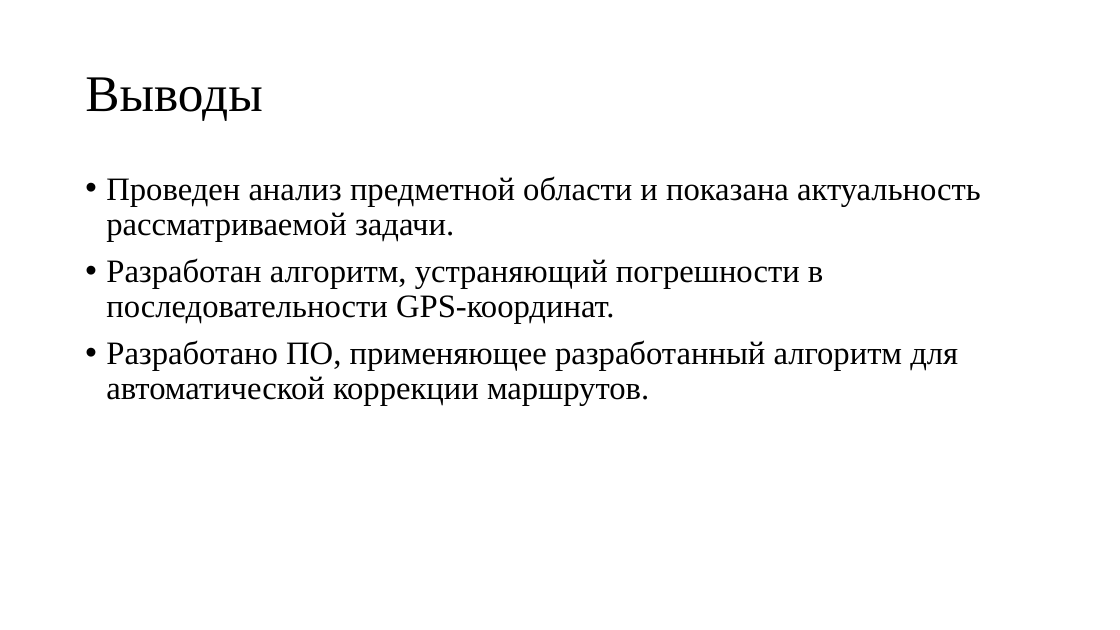
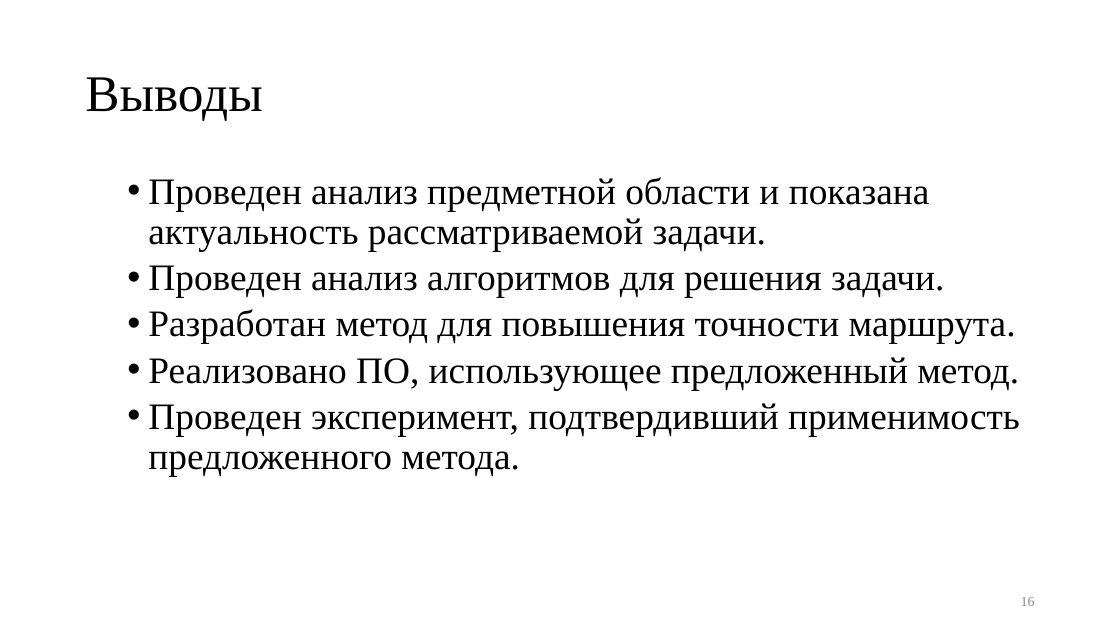
Before and after one commit to kaedvann/TrackFilter, a slide deck: slide 16 of docs/thesis/thesis.pptx (slide 10 before the commit). Drawn at 1120x630 pixels with LibreOffice and Linux fonts; fonts in the diff are those of the drawing. Boxes give left, top, right and bottom in pixels: in the first picture for what was removed or moved away, otherwise in the second. Text is boxed around its words. In the diff, an @@ line names an element or a change of style, - is before the commit and + after.

```diff
--- a/docs/thesis/thesis.pptx
+++ b/docs/thesis/thesis.pptx
@@ text at [148, 177, 930, 251]: size 28 to 32 pt in "Проведен анализ предметной области и показана актуальность ..."; list level 1 to 2 in "Проведен анализ предметной области и ..." @@
@@ text at [148, 265, 1020, 476]: text changed; size 28 to 32 pt @@
-• Разработан алгоритм, устраняющий погрешности в последовательности GPS-координат.
-• Разработано ПО, применяющее разработанный алгоритм для автоматической коррекции маршрутов.
+  • Проведен анализ алгоритмов для решения задачи.
+  • Разработан метод для повышения точности маршрута.
+  • Реализовано ПО, использующее предложенный метод.
+  • Проведен эксперимент, подтвердивший применимость предложенного метода.
@@ page number added at [1021, 597, 1035, 606], 12 pt, text #8C8C8C @@
+16
```
Also in this commit, not shown: 5 other slides changed, 9 slides added, 3 slides removed, 10 other files.
